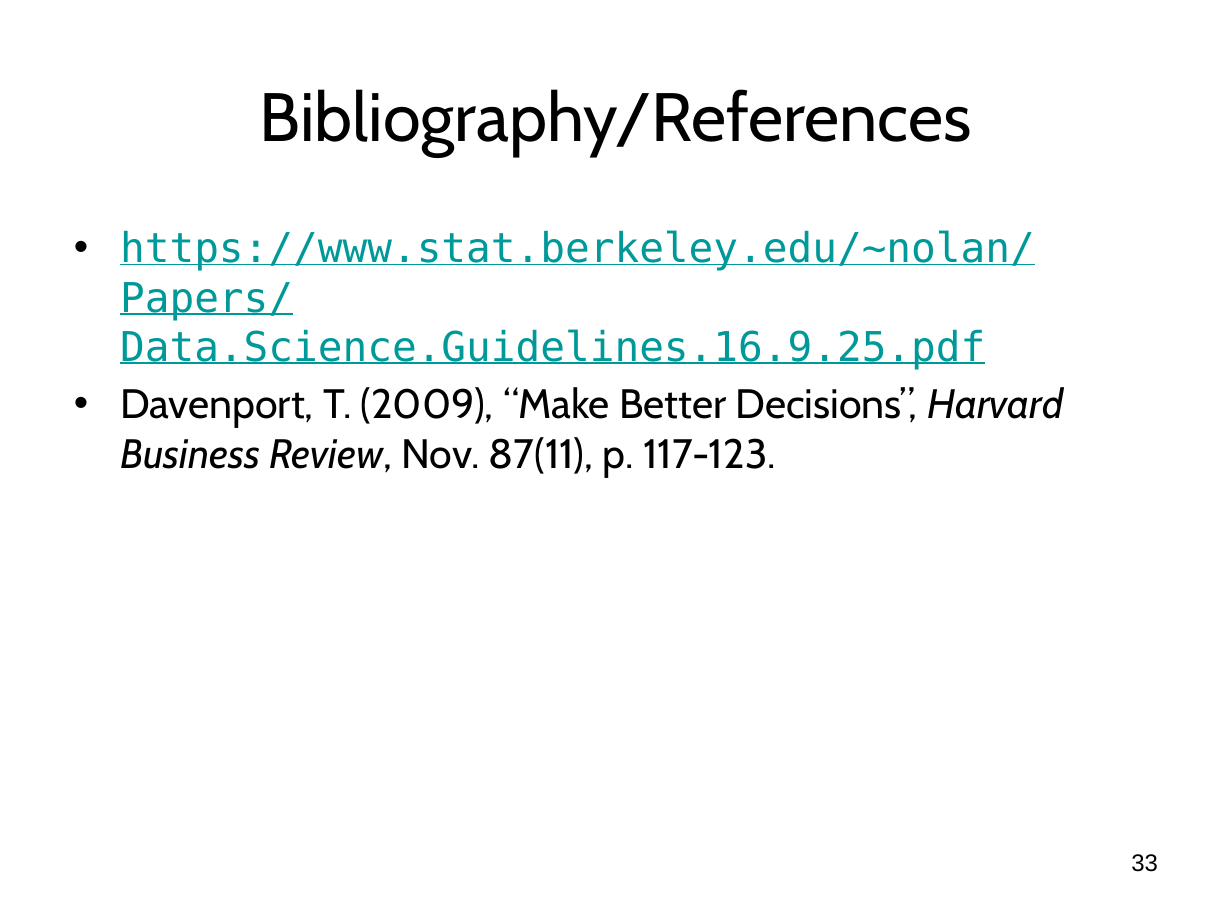
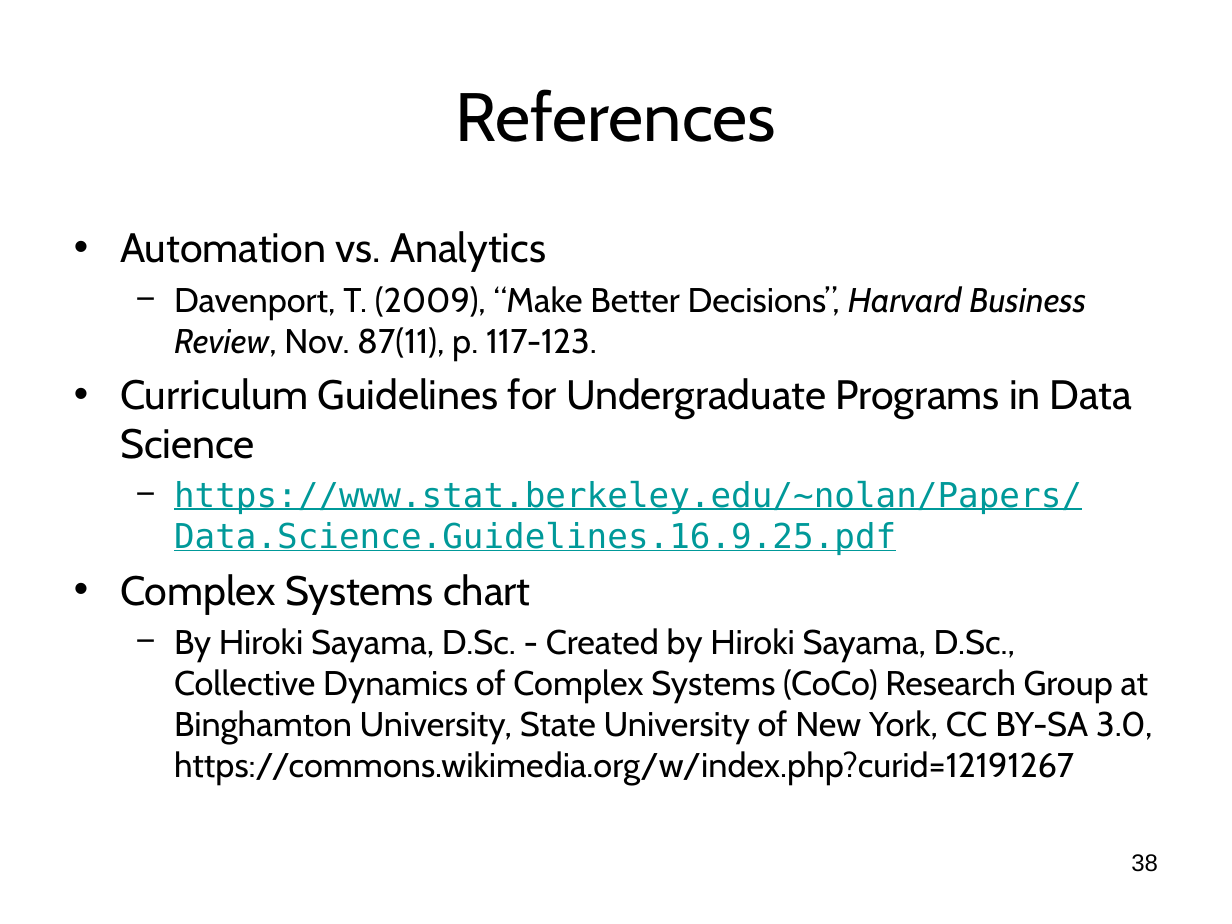
Before and after one commit to wsphd/datajam2018, a slide deck: slide 38 of dj2018.odp (slide 33 before the commit). Drawn at 1232x924 pixels with LibreOffice and Linux fonts; fonts in the diff are those of the drawing. Boxes give left, top, right and bottom in pixels: in the first picture for what was removed or moved away, otherwise in the second. Text is boxed around its words. In the diff, an @@ line names an element or a change of style, - is before the commit and + after.

```diff
--- a/dj2018.odp
+++ b/dj2018.odp
@@ title at [456, 89, 776, 142]: text changed @@
-Bibliography/References
+References
@@ text at [120, 231, 1132, 459]: paragraphs added @@
+• Automation vs. Analytics
+  − Davenport, T. (2009), “Make Better Decisions”, Harvard Business Review, Nov. 87(11), p. 117-123.
+• Curriculum Guidelines for Undergraduate Programs in Data Science
@@ text at [174, 480, 1082, 555]: size 24 to 20 pt in "https://www.stat.berkeley.edu/~nolan/Papers/Data.Science.Gui ..."; bullet • to −; list level 1 to 2 in "https://www.stat.berkeley.edu/~nolan/Papers/Data.Science.Gui ..." @@
@@ text at [120, 574, 1152, 786]: text changed; size 24 to 20 pt @@
-• Davenport, T. (2009), “Make Better Decisions”, Harvard Business Review, Nov. 87(11), p. 117-123.
+• Complex Systems chart
+  − By Hiroki Sayama, D.Sc. - Created by Hiroki Sayama, D.Sc., Collective Dynamics of Complex Systems (CoCo) Research Group at Binghamton University, State University of New York, CC BY-SA 3.0, https://commons.wikimedia.org/w/index.php?curid=12191267
@@ page number at [1131, 854, 1158, 872]: text changed @@
-33
+38
```
Also in this commit, not shown: 8 other slides changed, 13 slides added, 8 slides removed, 1 other file.
